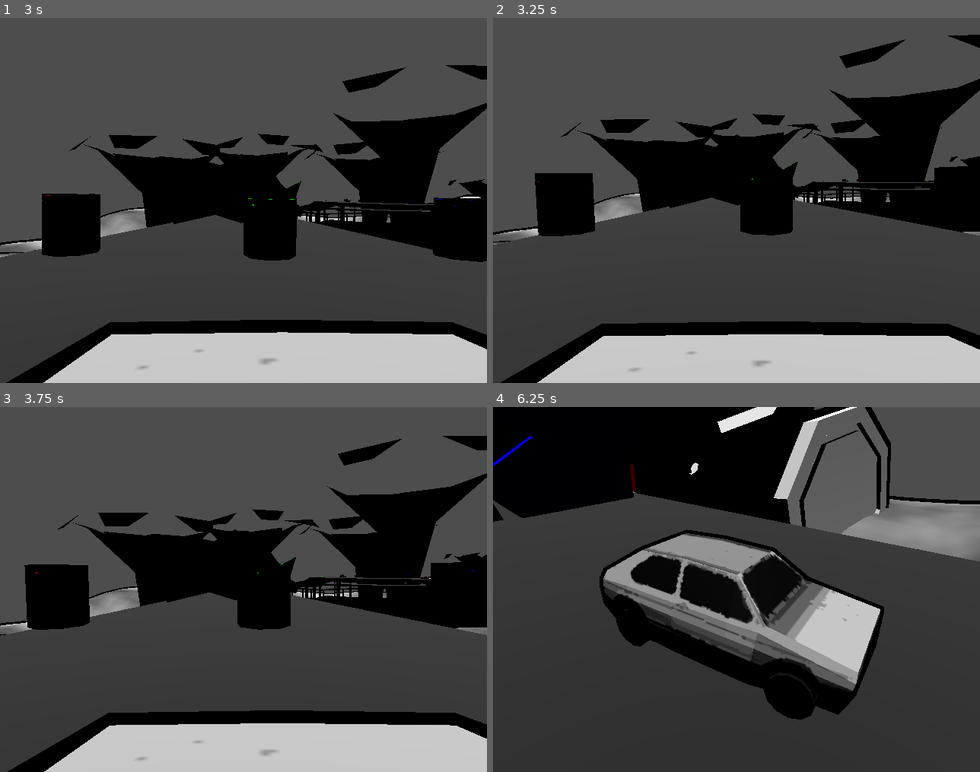
Above: before the commit, frames 1-4 (two rows, left to right).
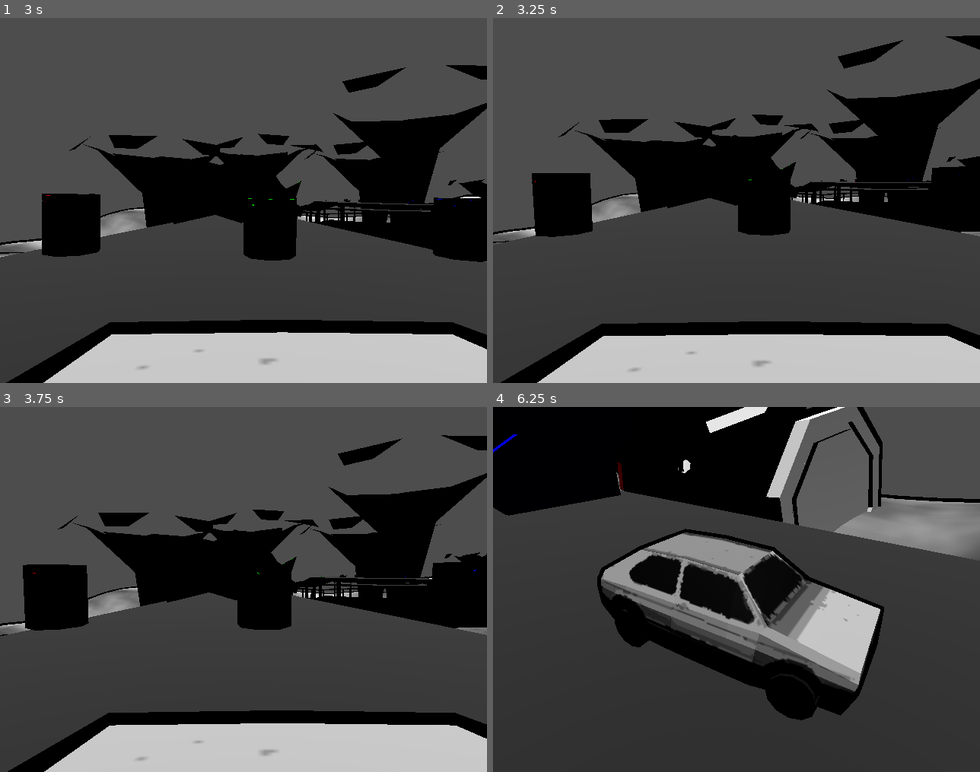
Above: after the commit, the same moments.

Repository: micsman/OnionRace
Game: Godot game, scene res://Menu/scenes/opening/opening.tscn
Two runs of this game, one before a commit and one after it. Both use one fixed random seed, a clock stepped at 60 frames per second and the inputs below.
Inputs (mouse positions are in pixels of both pictures, inside the frame that each line leads up to):
- Up to frame 1 (3 s): tap Enter (ui_accept) at 0.5 s; drag from (243, 200) to (292, 120) at 0.52 s; drag from (146, 218) to (219, 273) at 1.27 s; click "New Game" at 2 s; move the mouse to (292, 120) at 2.77 s; hold D (steer_right) from 2.78 s (still down); hold C (cycle_camera) from 2.78 s (still down)
- Up to frame 2 (3.25 s): keep holding D (steer_right); keep holding C (cycle_camera)
- Up to frame 3 (3.75 s): release D (steer_right) at 3.5 s; release C (cycle_camera) at 3.5 s; drag from (219, 662) to (97, 534) at 3.52 s
- Up to frame 4 (6.25 s): move the mouse to (882, 644) at 4.27 s; hold Left (steer_left) 4.28-5 s; hold C (cycle_camera) 4.28-5 s; tap Enter (ui_accept) at 4.52 s; drag from (590, 534) to (663, 498) at 5.02 s; move the mouse to (760, 589) at 5.77 s; hold Space (brake) from 5.78 s (still down); hold C (cycle_camera) from 5.78 s (still down); click (760, 589) at 5.92 s

Frame 1 is identical in both runs. In frame 2, 1.4% of the frame differs, in the area x 0-100%, y 4-88%; in frame 3, 0.3%; in frame 4, 4.9%, in the area x 0-100%, y 0-86%.

Commit message:
Configure end credits scene

Diff:
--- a/Menu/scenes/end_credits/end_credits.tscn
+++ b/Menu/scenes/end_credits/end_credits.tscn
@@ -8,11 +8,11 @@
 script = ExtResource("2_05uxk")
 main_menu_scene_path = ""
 force_mouse_mode_visible = false
+scroll_paused = true
 
 [node name="BackgroundMusicPlayer" type="AudioStreamPlayer" parent="." index="0" unique_id=1411252862]
 process_mode = 3
 autoplay = true
-bus = &"Music"
 
 [node name="BackgroundColor" type="ColorRect" parent="." index="1" unique_id=1680337145]
 layout_mode = 1
@@ -33,7 +33,49 @@
 expand_mode = 1
 stretch_mode = 5
 
-[node name="CenterContainer" type="CenterContainer" parent="." index="5" unique_id=1516904581]
+[node name="ScrollContainer" parent="." index="3" unique_id=1826061058]
+scroll_vertical = 1424
+
+[node name="HeaderSpace" parent="ScrollContainer/VBoxContainer" parent_id_path=PackedInt32Array(1799859771) index="0" unique_id=1055754816]
+custom_minimum_size = Vector2(0, 480)
+
+[node name="CreditsLabel" parent="ScrollContainer/VBoxContainer" parent_id_path=PackedInt32Array(1799859771) index="1" unique_id=951333631]
+custom_minimum_size = Vector2(640, 0)
+text = "[font_size=48]Made by[/font_size]
+
+Liv
+micsman
+Myxxir
+
+[font_size=24]Godot Engine Logo[/font_size]
+Author: Andrea Calabró
+Source: [url=https://godotengine.org/press/]godotengine.org : press[/url]
+License: [url=https://github.com/godotengine/godot/blob/master/LOGO_LICENSE.txt]CC BY 4.0 International[/url]
+
+[font_size=48]Tools[/font_size]
+[font_size=24]Godot[/font_size]
+[img=80]res:///Menu/assets/godot_engine_logo/logo_vertical_color_dark.png[/img]
+Author: [url=https://godotengine.org/contact]Juan Linietsky, Ariel Manzur, and contributors[/url]
+Source: [url=https://godotengine.org/]godotengine.org[/url]
+License: [url=https://github.com/godotengine/godot/blob/master/LICENSE.txt]MIT License[/url]
+
+[font_size=24]Godot Minimal Game Template[/font_size]
+[img=80]res:///Menu/assets/plugin_logo/logo.png[/img]
+Author: [url=https://github.com/Maaack/Godot-Minimal-Game-Template/graphs/contributors]Marek Belski and contributors[/url]
+Source: [url=https://github.com/Maaack/Godot-Minimal-Game-Template]github: Godot-Minimal-Game-Template[/url]
+License: [url=LICENSE.txt]MIT License[/url]
+
+[font_size=24]Git[/font_size]
+[img=80]res:///Menu/assets/git_logo/Git-Logo-2Color.png[/img]
+Author: [url=https://github.com/torvalds]Linus Torvalds[/url]
+Source: [url=https://git-scm.com/downloads]git-scm.com[/url]
+License: [url=https://opensource.org/licenses/GPL-2.0]GNU General Public License version 2[/url]
+"
+
+[node name="FooterSpace" parent="ScrollContainer/VBoxContainer" parent_id_path=PackedInt32Array(1799859771) index="2" unique_id=1487637013]
+custom_minimum_size = Vector2(0, 480)
+
+[node name="CenterContainer" type="CenterContainer" parent="." index="4" unique_id=1516904581]
 layout_mode = 0
 anchor_right = 1.0
 anchor_bottom = 1.0
@@ -43,7 +85,6 @@
 
 [node name="EndMessagePanel" type="Panel" parent="CenterContainer" index="0" unique_id=213736646]
 unique_name_in_owner = true
-visible = false
 custom_minimum_size = Vector2(360, 120)
 layout_mode = 2
 
--- a/Scenes/Main.tscn
+++ b/Scenes/Main.tscn
@@ -15,8 +15,12 @@
 [sub_resource type="BoxShape3D" id="BoxShape3D_g4v7s"]
 size = Vector3(2317.4866, 17.197166, 1870.1924)
 
+[sub_resource type="BoxShape3D" id="BoxShape3D_2w5on"]
+size = Vector3(7.1523438, 10.382935, 36.22168)
+
 [node name="Main" type="Node3D" unique_id=1897321323 node_paths=PackedStringArray("layer1", "layer2", "layer3", "car")]
 script = ExtResource("1_kln2b")
+ending_credits_path = "uid://diii0m3d111aj"
 layer1 = NodePath("SubViewportContainer/SubViewport/Layer1")
 layer2 = NodePath("SubViewportContainer/SubViewport/Layer2")
 layer3 = NodePath("SubViewportContainer/SubViewport/Layer3")
@@ -45,9 +49,8 @@
 transform = Transform3D(1, 0, 0, 0, -4.371139e-08, 1, 0, -1, -4.371139e-08, 0, 0, 0)
 light_specular = 0.5
 
-[node name="golfik" parent="SubViewportContainer/SubViewport" unique_id=1977507205 instance=ExtResource("1_glv2v")]
+[node name="golfik" parent="SubViewportContainer/SubViewport" unique_id=1977507205 groups=["player"] instance=ExtResource("1_glv2v")]
 transform = Transform3D(-0.99908483, 0.042769853, -8.7342784e-08, 0.04276985, 0.99908495, 3.7390593e-09, 8.742277e-08, 0, -1, -225.21198, 62.621128, -345.44254)
-steer = 0.9
 
 [node name="LevelGroup" type="Node" parent="SubViewportContainer/SubViewport" unique_id=821082657]
 
@@ -400,4 +403,12 @@
 script = ExtResource("10_bmxlf")
 pause_menu_packed = ExtResource("11_4kpch")
 
+[node name="FinishLine" type="Area3D" parent="." unique_id=1383985621]
+transform = Transform3D(1, 0, 0, 0, 1, 0, 0, 0, 1, -258.6082, 58.42482, -344.3096)
+
+[node name="CollisionShape3D" type="CollisionShape3D" parent="FinishLine" unique_id=277352604]
+transform = Transform3D(1, 0, 0, 0, 1, 0, 0, 0, 1, 0, 4.6914673, 0)
+shape = SubResource("BoxShape3D_2w5on")
+
 [connection signal="body_entered" from="Deathzone" to="." method="_on_deathzone_body_entered"]
+[connection signal="body_entered" from="FinishLine" to="." method="_on_finish_line_body_entered"]
--- a/Scripts/main.gd
+++ b/Scripts/main.gd
@@ -10,6 +10,7 @@
 var wall_2: StandardMaterial3D
 var wall_3: StandardMaterial3D
 
+@export_file("*.tscn") var ending_credits_path: String
 @export var layer1: Node3D
 @export var layer2: Node3D
 @export var layer3: Node3D
@@ -20,7 +21,6 @@
 
 const ALPHA_ACTIVE: float = 1.0
 const ALPHA_INACTIVE: float = 0.25
-
 
 func _ready() -> void:
 	shared_mat = load(mat_path) as StandardMaterial3D
@@ -112,3 +112,8 @@
 
 func _on_deathzone_body_entered(_body: Node3D) -> void:
 	get_tree().call_deferred("reload_current_scene")
+
+
+func _on_finish_line_body_entered(body: Node3D) -> void:
+	get_tree().paused = false
+	get_tree().call_deferred("change_scene_to_file", ending_credits_path)
